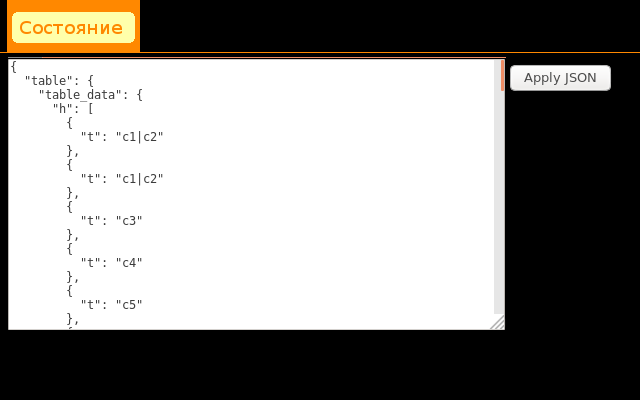
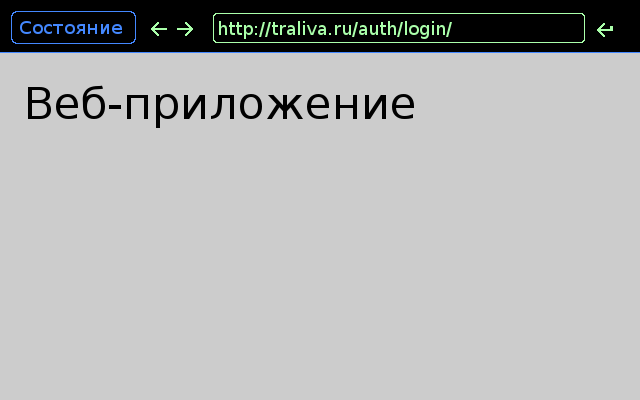
Revision of a layered 640px x 400px image; what changed, layer by layer:
added layer "http://traliva.ru/auth/login/" above "Layer #2" over 219, 21, 452, 39
added layer "Layer #2" above "Состояние" over 151, 13, 613, 43
moved "Состояние" above "Применить", painted on it over 20, 21, 122, 34
hid "Layer copy", painted on it over 0, 0, 640, 399
removed layer "Layer" over 0, 0, 640, 400
added layer "Веб-приложение" above "Content" over 28, 85, 414, 128
renamed "О" to "Content", painted on it over 0, 53, 640, 400
painted on "Background" over 0, 0, 640, 129
